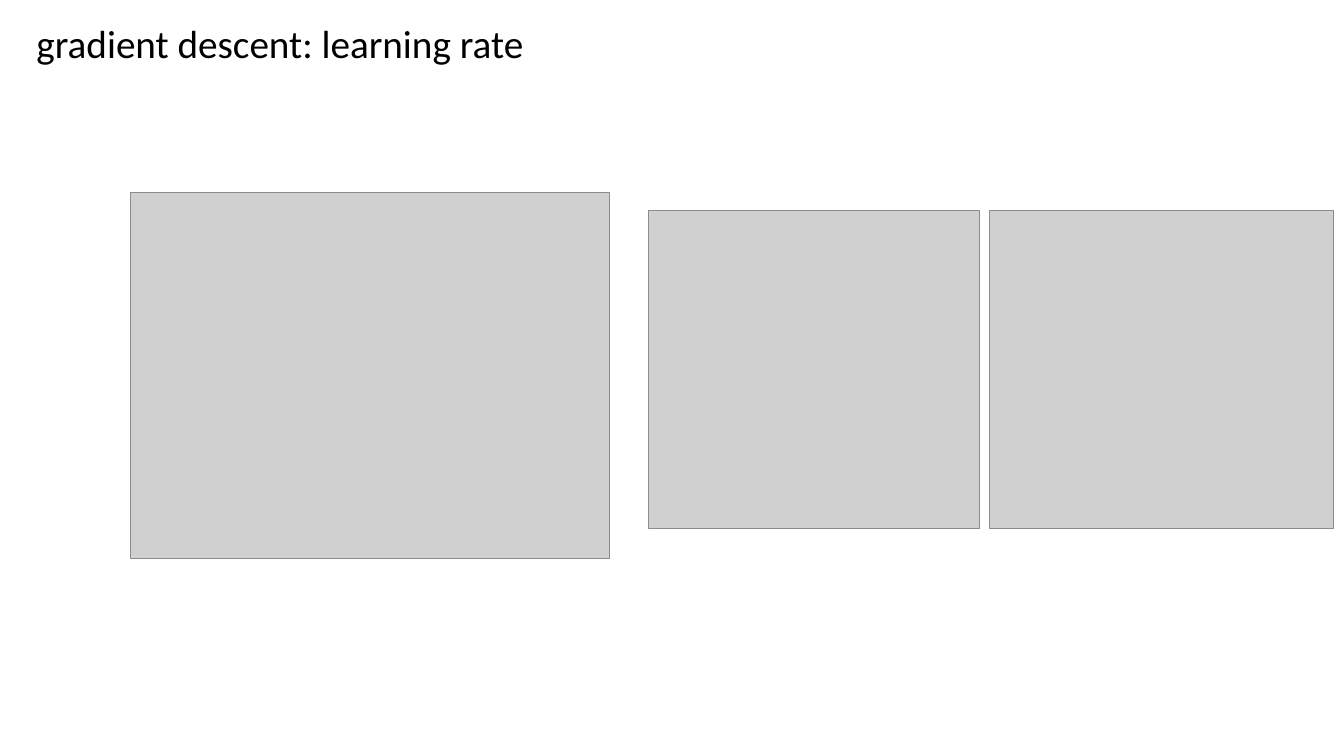
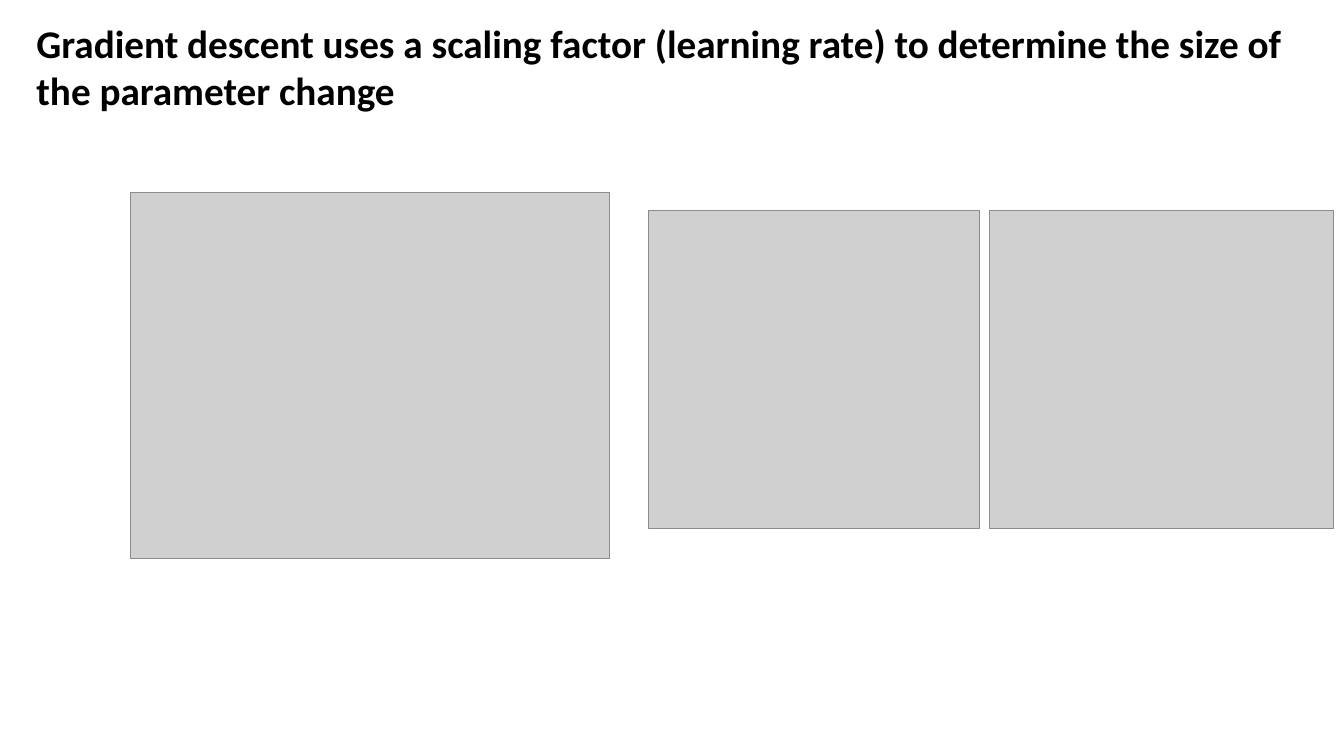
Before and after one commit to CompOmics/ML_AI_Analytical_Chemistry_Course, a slide deck: slide 13 of 01_Foundations/slides/1_2_regression.pptx. Drawn at 1344x756 pixels with LibreOffice and Linux fonts; fonts in the diff are those of the drawing; grey boxes stand for pictures. Boxes give left, top, right and bottom in pixels: in the first picture for what was removed or moved away, otherwise in the second. Text is boxed around its words. In the diff, an @@ line names an element or a change of style, - is before the commit and + after.

```diff
--- a/01_Foundations/slides/1_2_regression.pptx
+++ b/01_Foundations/slides/1_2_regression.pptx
@@ text at (36,29,1281,112): text changed; bold on @@
-gradient descent: learning rate
+Gradient descent uses a scaling factor (learning rate) to determine the size of the parameter change
```
Also in this commit, not shown: 16 other slides changed, 26 other files.
